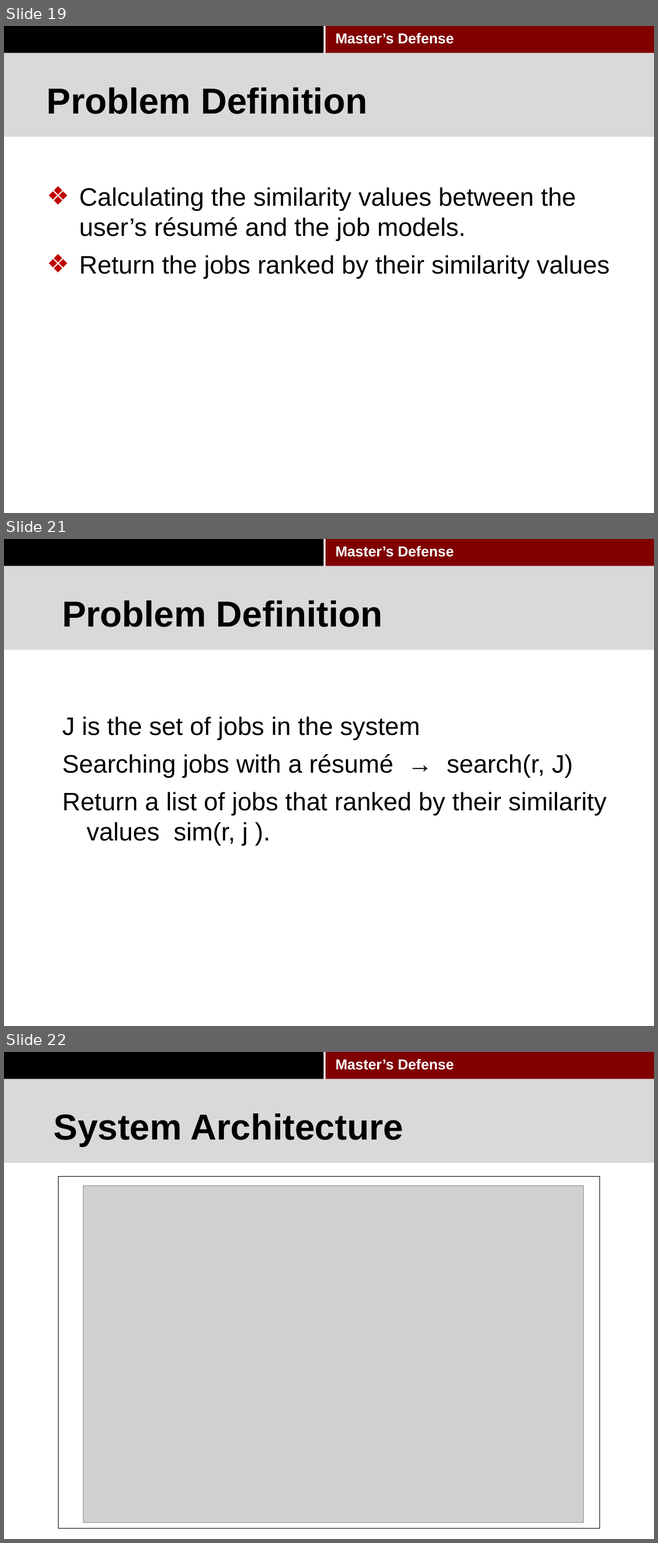
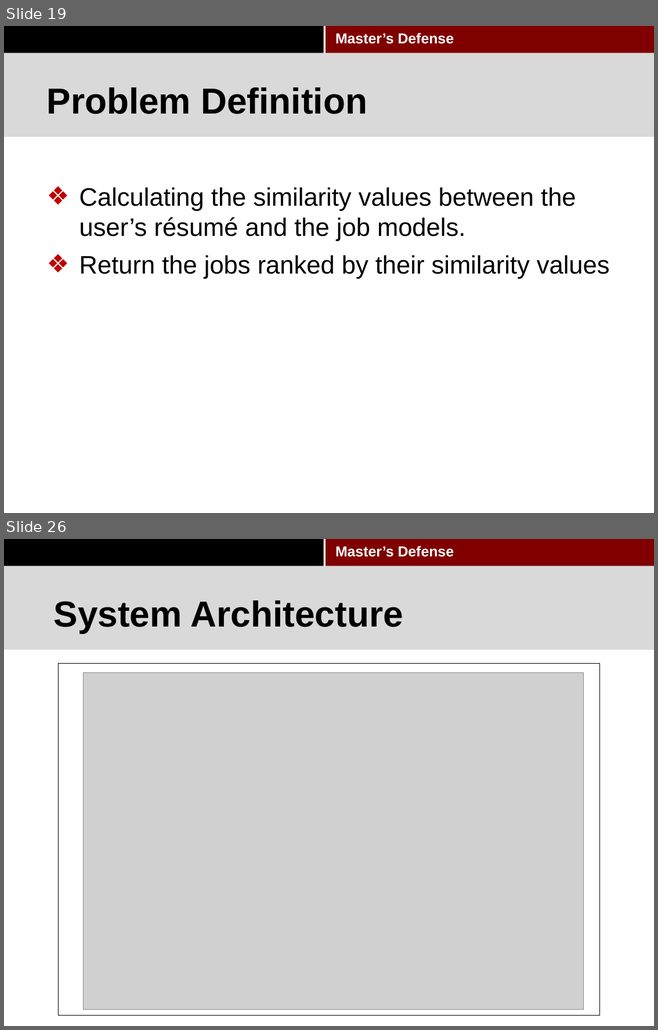
Before and after one commit to pkushiqiang/thesis, a slide deck: media/Master's thesis-2.pptx. Shown one above the other, each under a label of ours: slides 19, 21 and 22 before the commit, slides 19 and 26 after it; the slides between them are not shown. The pictures are 658x1543 and 658x1030 pixels, drawn with LibreOffice and Linux fonts; fonts in the diff are those of the drawing; grey boxes stand for pictures; background and template pictures are left out. Boxes give left, top, right and bottom in pixels: in the first picture for what was removed or moved away, otherwise in the second. Text is boxed around its words. In the diff, an @@ line names an element or a change of style, - is before the commit and + after.

```diff
--- a/media/Master's thesis-2.pptx
+++ b/media/Master's thesis-2.pptx
@@ slide 21 removed at box(4, 539, 654, 1026), background #FFFFFF; not listed: 4 template elements that a slide beside it also shows @@
@@ title removed at box(62, 600, 382, 627) @@
-Problem Definition
@@ text removed at box(62, 716, 606, 846) @@
-J is the set of jobs in the system
-Searching jobs with a résumé → search(r, J)
-Return a list of jobs that ranked by their similarity values sim(r, j ).
@@ what was slide 22 is now slide 26 @@
```
Also in this commit, not shown: 3 slides changed, 5 slides added, 1 other slide removed, 2 other files.
